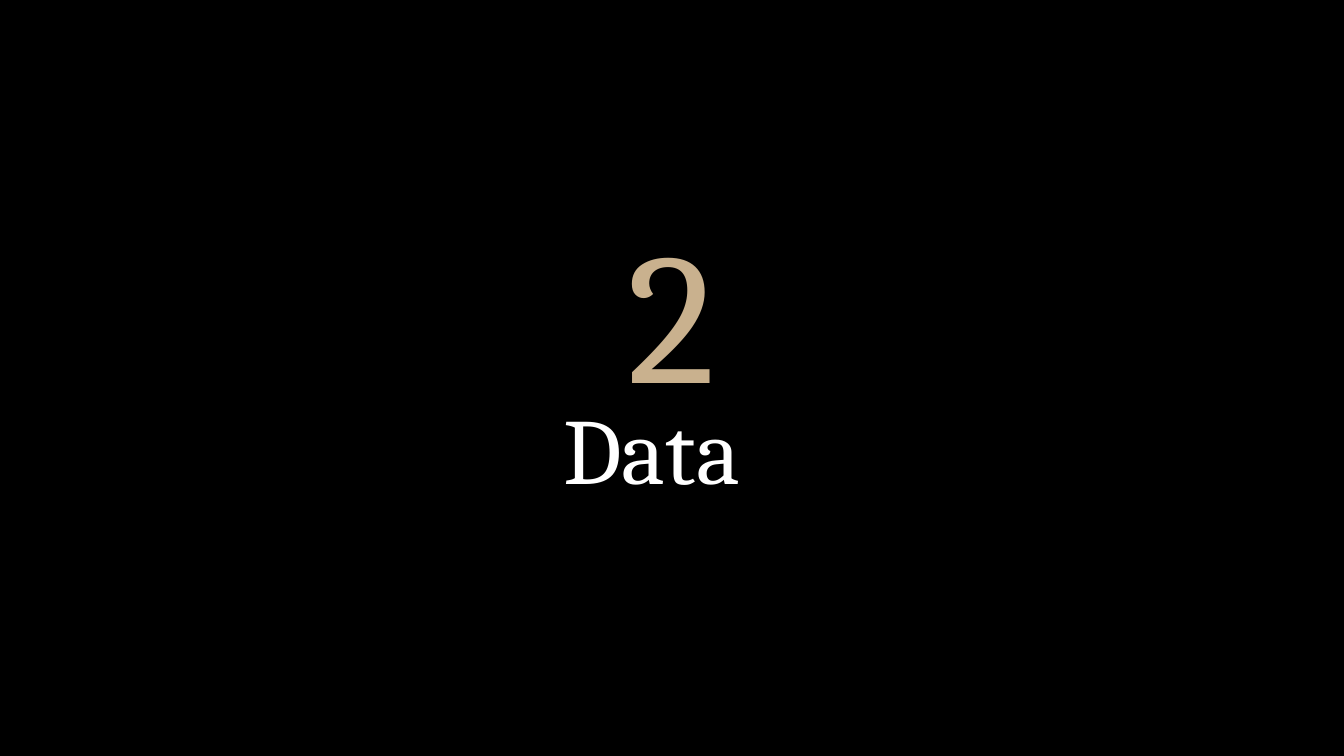
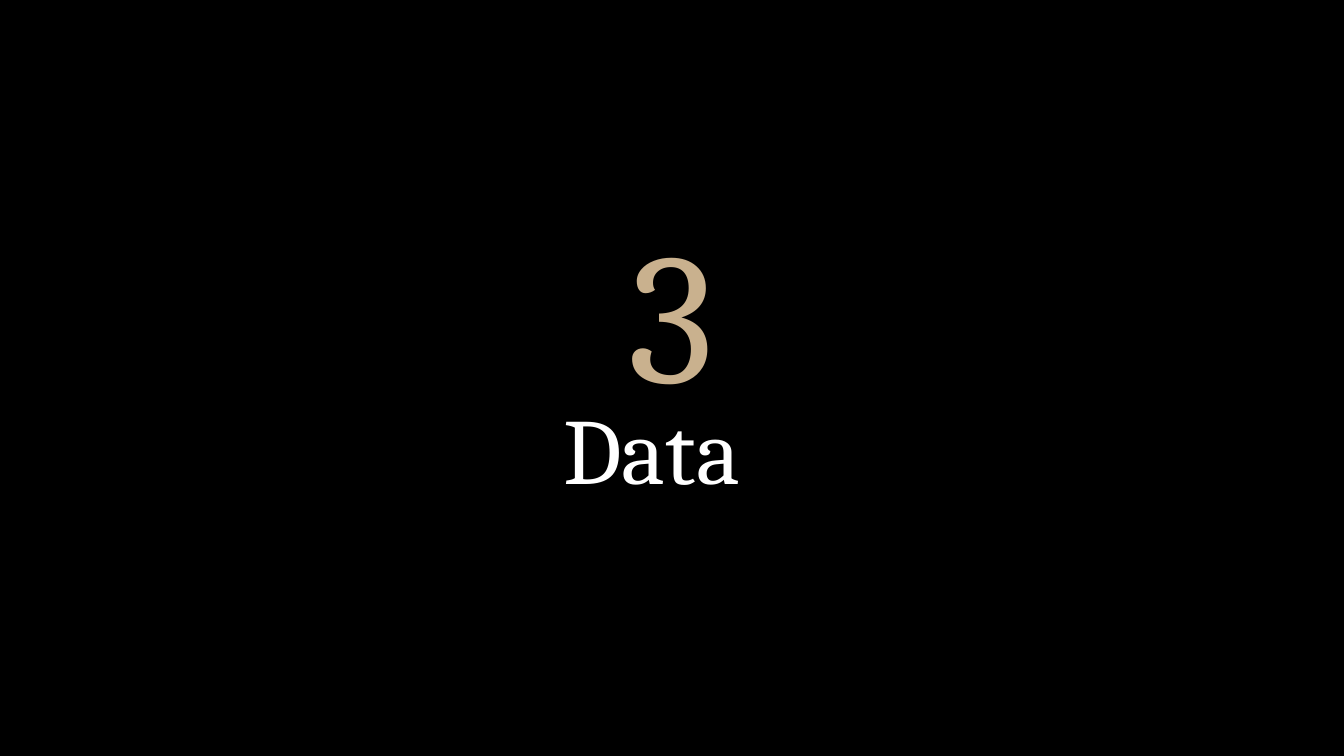
Before and after one commit to whit3am/i502_lab_results, a slide deck: slide 7 of reports/I502 Analysis Powerpoint.odp (slide 5 before the commit). Drawn at 1344x756 pixels with LibreOffice and Linux fonts; fonts in the diff are those of the drawing; background and template pictures are left out. Boxes give left, top, right and bottom in pixels: in the first picture for what was removed or moved away, otherwise in the second. Text is boxed around its words. In the diff, an @@ line names an element or a change of style, - is before the commit and + after.

```diff
--- a/reports/I502 Analysis Powerpoint.odp
+++ b/reports/I502 Analysis Powerpoint.odp
@@ title at [629,257,715,385]: text changed @@
-2
+3
```
Also in this commit, not shown: 5 other slides changed, 3 slides added, 5 slides removed, 1 other file.
